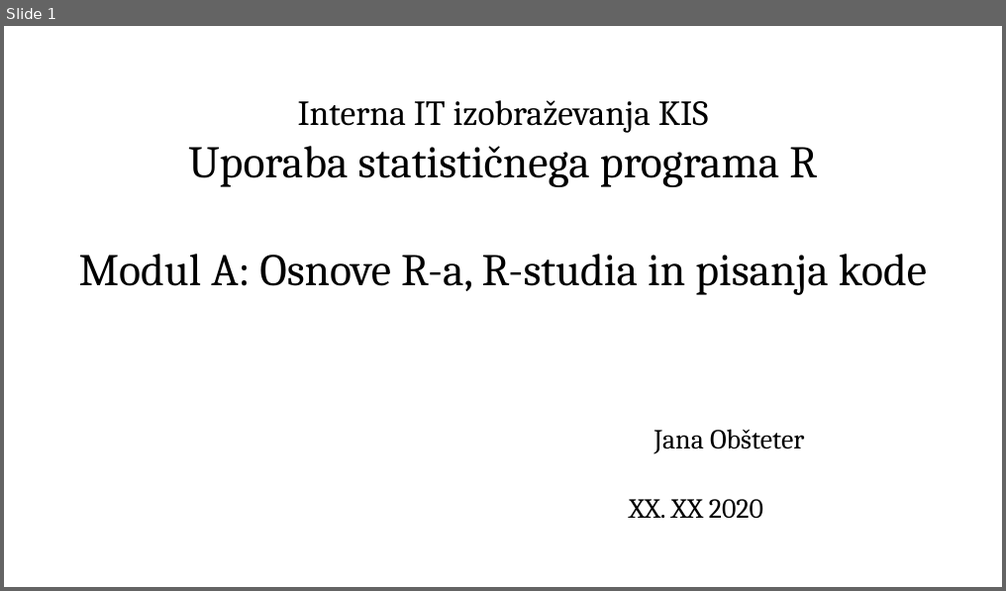
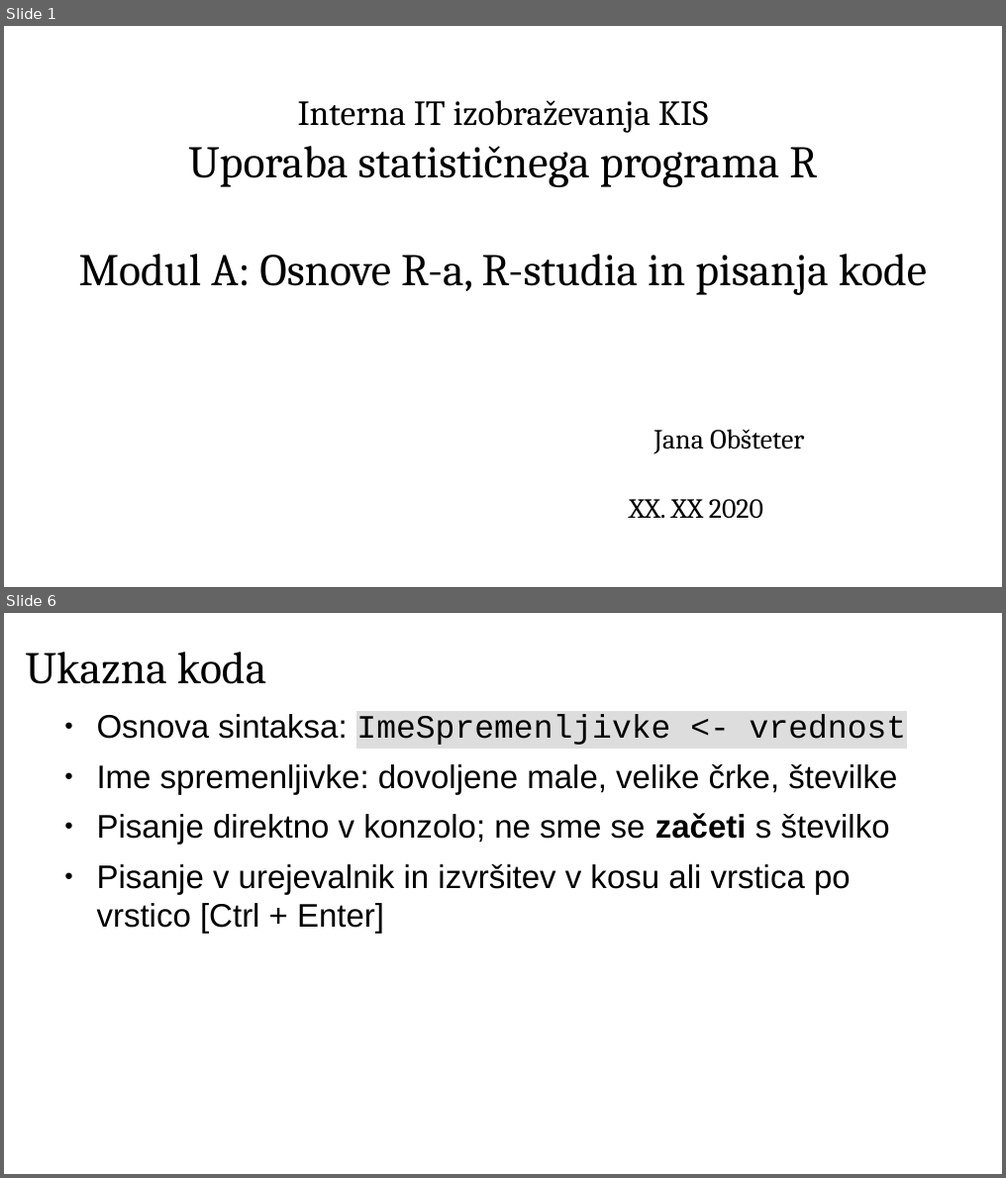
Before and after one commit to janaobsteter/Genotype_CODES, a slide deck: IT_Rtecaj.odp. Shown one above the other, each under a label of ours: slide 1 before the commit, slides 1 and 6 after it; the slides between them are not shown. The pictures are 1006x591 and 1006x1178 pixels, drawn with LibreOffice and Linux fonts; fonts in the diff are those of the drawing. Boxes give left, top, right and bottom in pixels: in the first picture for what was removed or moved away, otherwise in the second. Text is boxed around its words. In the diff, an @@ line names an element or a change of style, - is before the commit and + after.

```diff
--- a/IT_Rtecaj.odp
+++ b/IT_Rtecaj.odp
@@ slide 6 added at [4,613,1002,1174], background #FFFFFF @@
@@ title added at [26,652,266,684], 36 pt, text #000000 @@
+Ukazna koda
@@ text added at [97,714,907,934], 26 pt, text #000000 @@
+● Osnova sintaksa: ImeSpremenljivke <- vrednost
+● Ime spremenljivke: dovoljene male, velike črke, številke
+● Pisanje direktno v konzolo; ne sme se začeti s številko
+● Pisanje v urejevalnik in izvršitev v kosu ali vrstica po vrstico [Ctrl + Enter]
```
Also in this commit, not shown: 4 slides changed, 11 other slides added, 1 slide removed, 2 other files.
